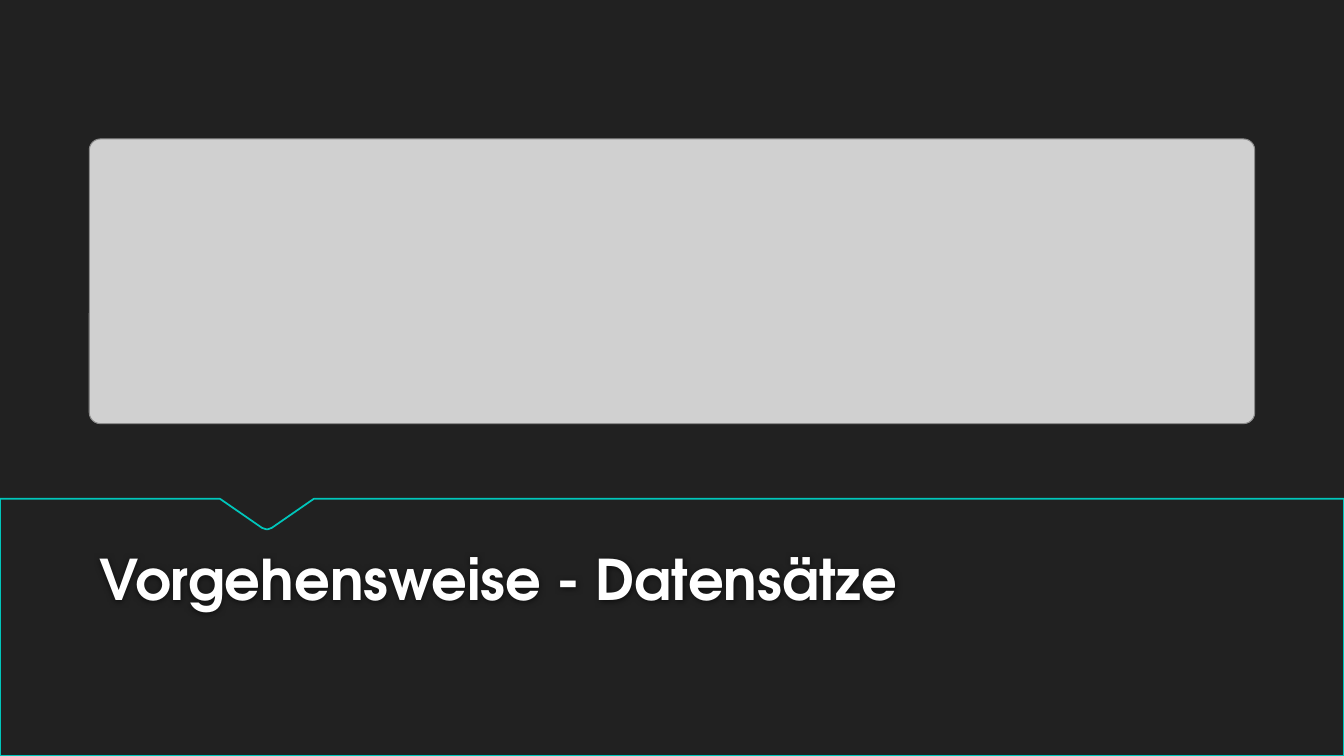
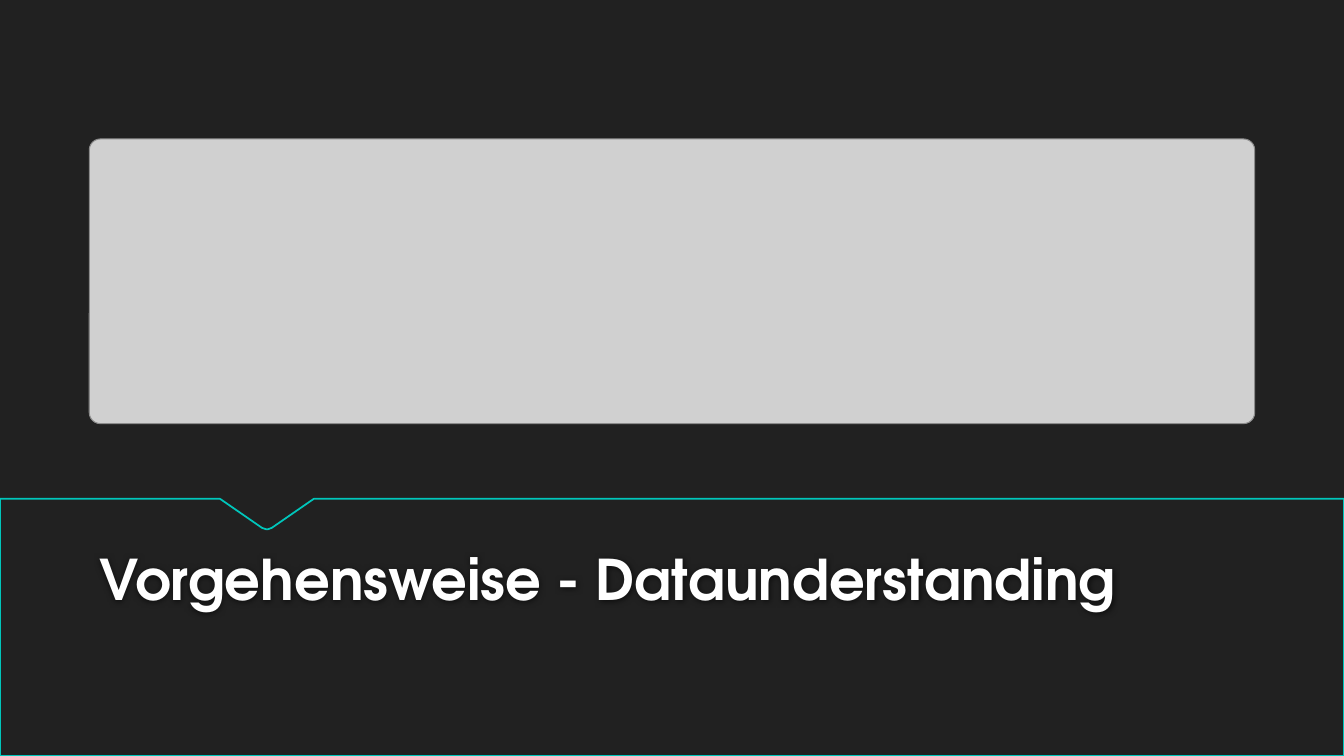
Before and after one commit to alphaname007/BigDataBandits, a slide deck: slide 5 of Presentation.pptx. Drawn at 1344x756 pixels with LibreOffice and Linux fonts; fonts in the diff are those of the drawing; grey boxes stand for pictures; background and template pictures are left out. Boxes give left, top, right and bottom in pixels: in the first picture for what was removed or moved away, otherwise in the second. Text is boxed around its words. In the diff, an @@ line names an element or a change of style, - is before the commit and + after.

```diff
--- a/Presentation.pptx
+++ b/Presentation.pptx
@@ title at (x1=99, y1=557, x2=1116, y2=613): text changed @@
-Vorgehensweise - Datensätze
+Vorgehensweise - Dataunderstanding
```
Also in this commit, not shown: 2 other slides changed.
